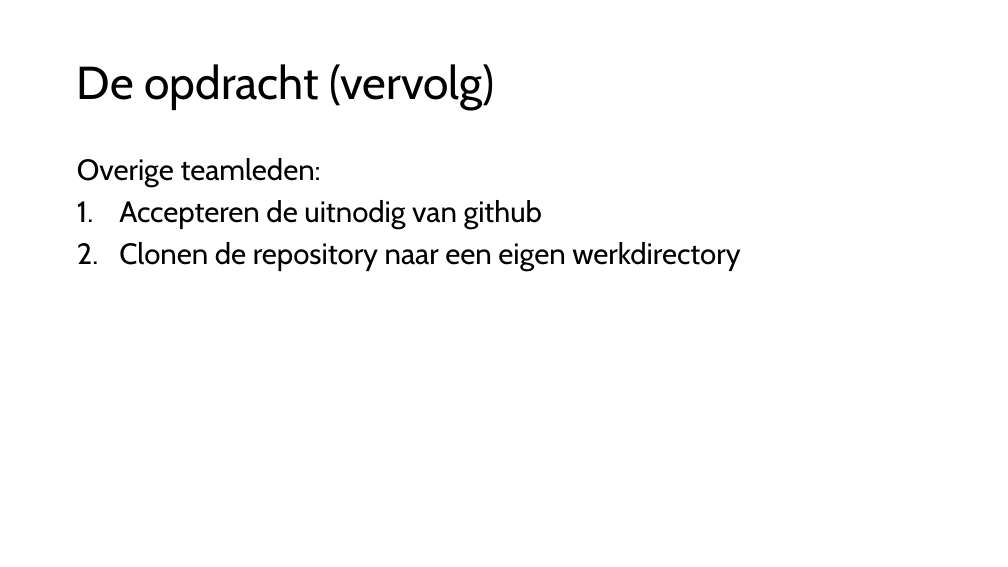
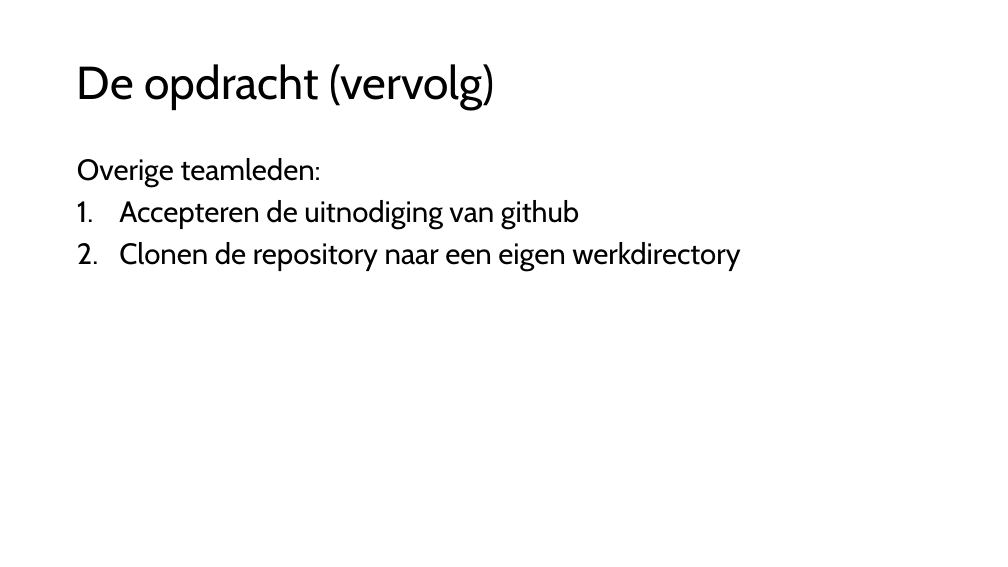
Before and after one commit to djsjollema/lessen-gamedevelopment, a slide deck: slide 6 of M2/Skill/2-Merge/2-merge.pptx. Drawn at 1008x567 pixels with LibreOffice and Linux fonts; fonts in the diff are those of the drawing. Boxes give left, top, right and bottom in pixels: in the first picture for what was removed or moved away, otherwise in the second. Text is boxed around its words. In the diff, an @@ line names an element or a change of style, - is before the commit and + after.

```diff
--- a/M2/Skill/2-Merge/2-merge.pptx
+++ b/M2/Skill/2-Merge/2-merge.pptx
@@ text at [119, 200, 579, 229]: text changed @@
-1. Accepteren de uitnodig van github
+1. Accepteren de uitnodiging van github
```
Also in this commit, not shown: 9 other slides changed, 1 slide added.
